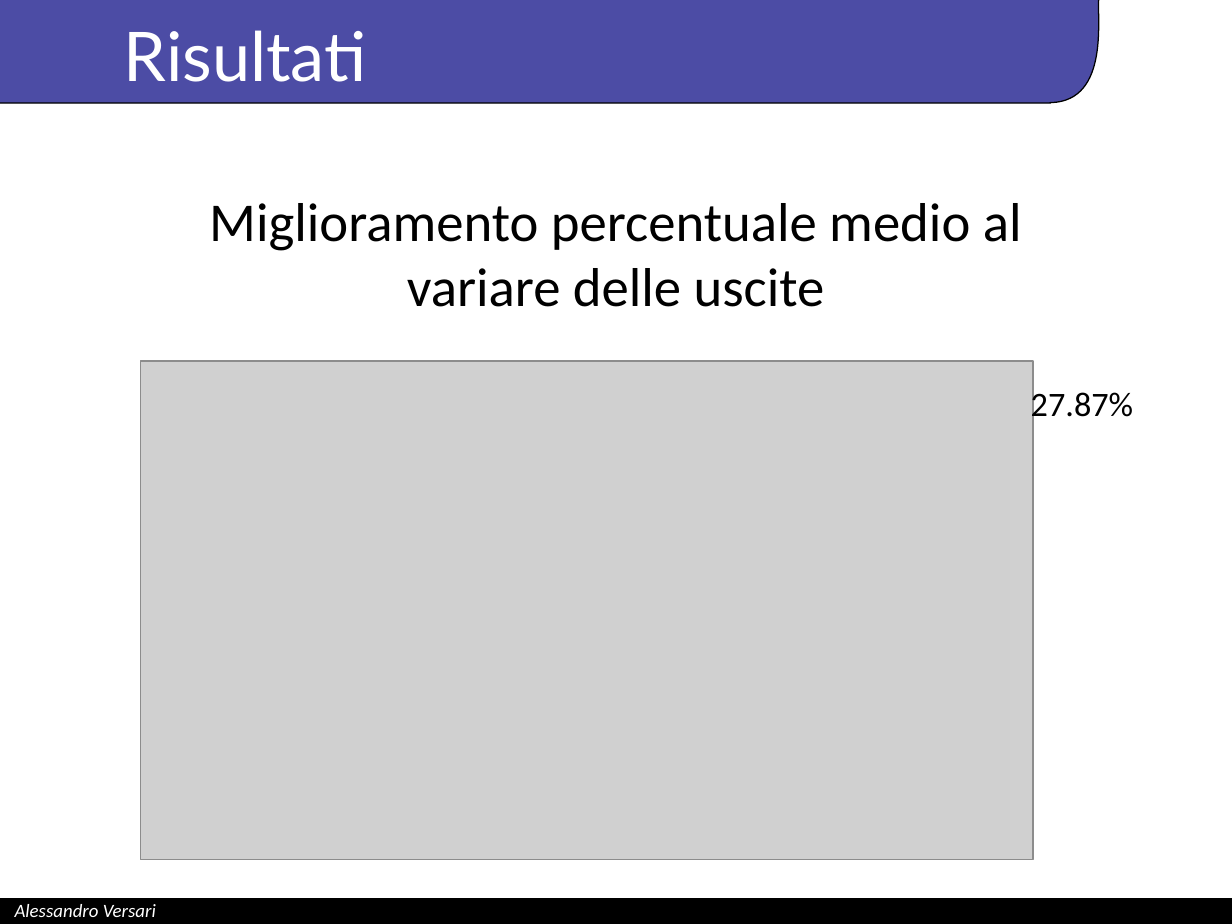
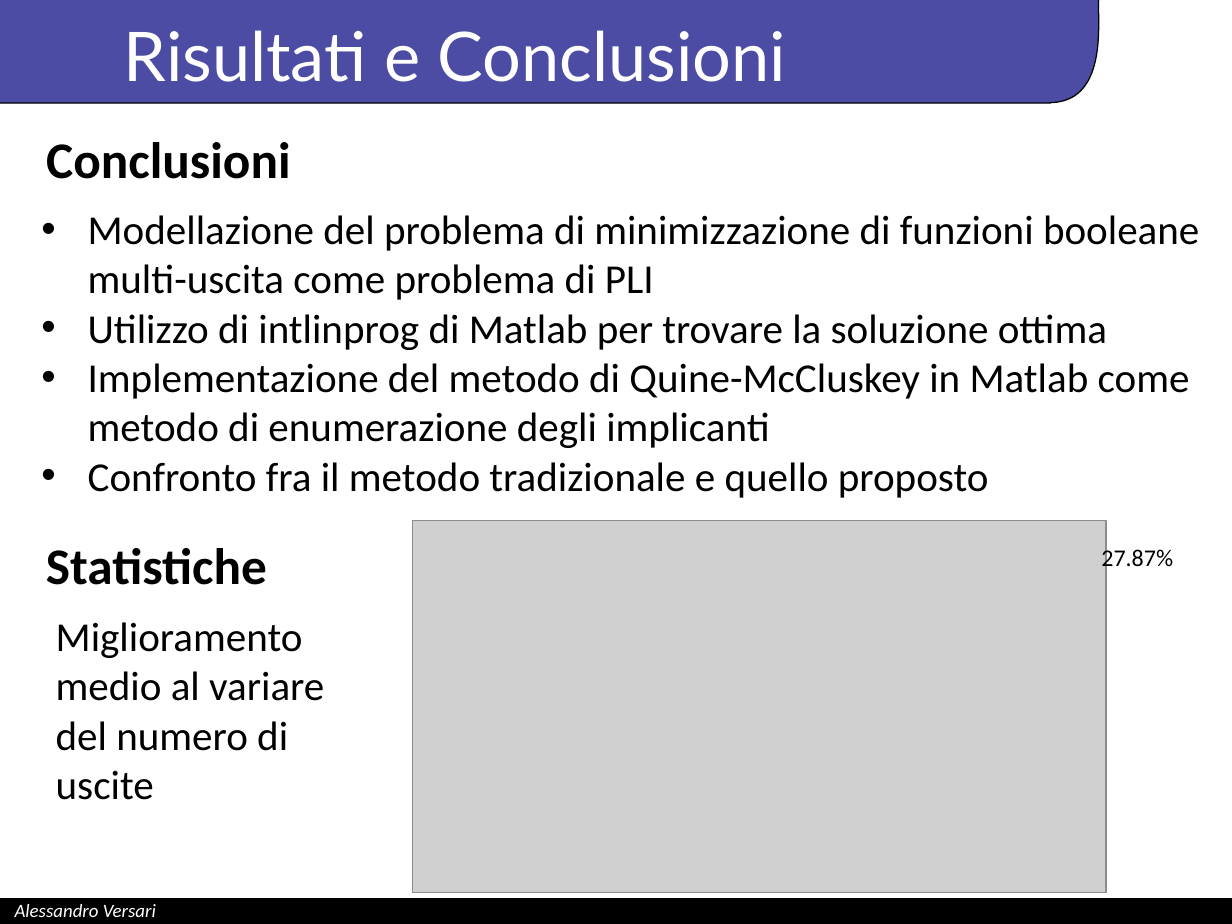
Before and after one commit to just-hms/Optimal-synthesis-of-multi-output-boolean-functions-using-ILP, a slide deck: slide 4 of PresentazioneTesiVersari.pptx. Drawn at 1232x924 pixels with LibreOffice and Linux fonts; fonts in the diff are those of the drawing; grey boxes stand for pictures; background and template pictures are left out. Boxes give left, top, right and bottom in pixels: in the first picture for what was removed or moved away, otherwise in the second. Text is boxed around its words. In the diff, an @@ line names an element or a change of style, - is before the commit and + after.

```diff
--- a/PresentazioneTesiVersari.pptx
+++ b/PresentazioneTesiVersari.pptx
@@ title at [124, 30, 786, 82]: text changed @@
-Risultati
+Risultati e Conclusioni
@@ text added at [46, 142, 290, 179], 30 pt, text #000000, bold @@
+Conclusioni
@@ text added at [88, 215, 1199, 498], 24 pt, text #000000 @@
+• Modellazione del problema di minimizzazione di funzioni booleane multi-uscita come problema di PLI
+• Utilizzo di intlinprog di Matlab per trovare la soluzione ottima
+• Implementazione del metodo di Quine-McCluskey in Matlab come metodo di enumerazione degli implicanti
+• Confronto fra il metodo tradizionale e quello proposto
@@ picture: place and size @@
-picture at [140, 361, 1032, 860]
+picture at [413, 520, 1106, 892]
@@ text "27.87%": place and size @@
-text "27.87%" at [1031, 388, 1133, 425]
+text "27.87%" at [1101, 546, 1173, 573]
@@ text "27.87%" at [1101, 546, 1173, 573]: size 20 to 14 pt @@
@@ text added at [46, 548, 267, 585], 30 pt, text #000000, bold @@
+Statistiche
@@ text at [56, 622, 324, 800]: text changed; size 32 to 24 pt @@
-Miglioramento percentuale medio al variare delle uscite
+Miglioramento medio al variare del numero di uscite
```
Also in this commit, not shown: 3 other slides changed, 4 other files.
